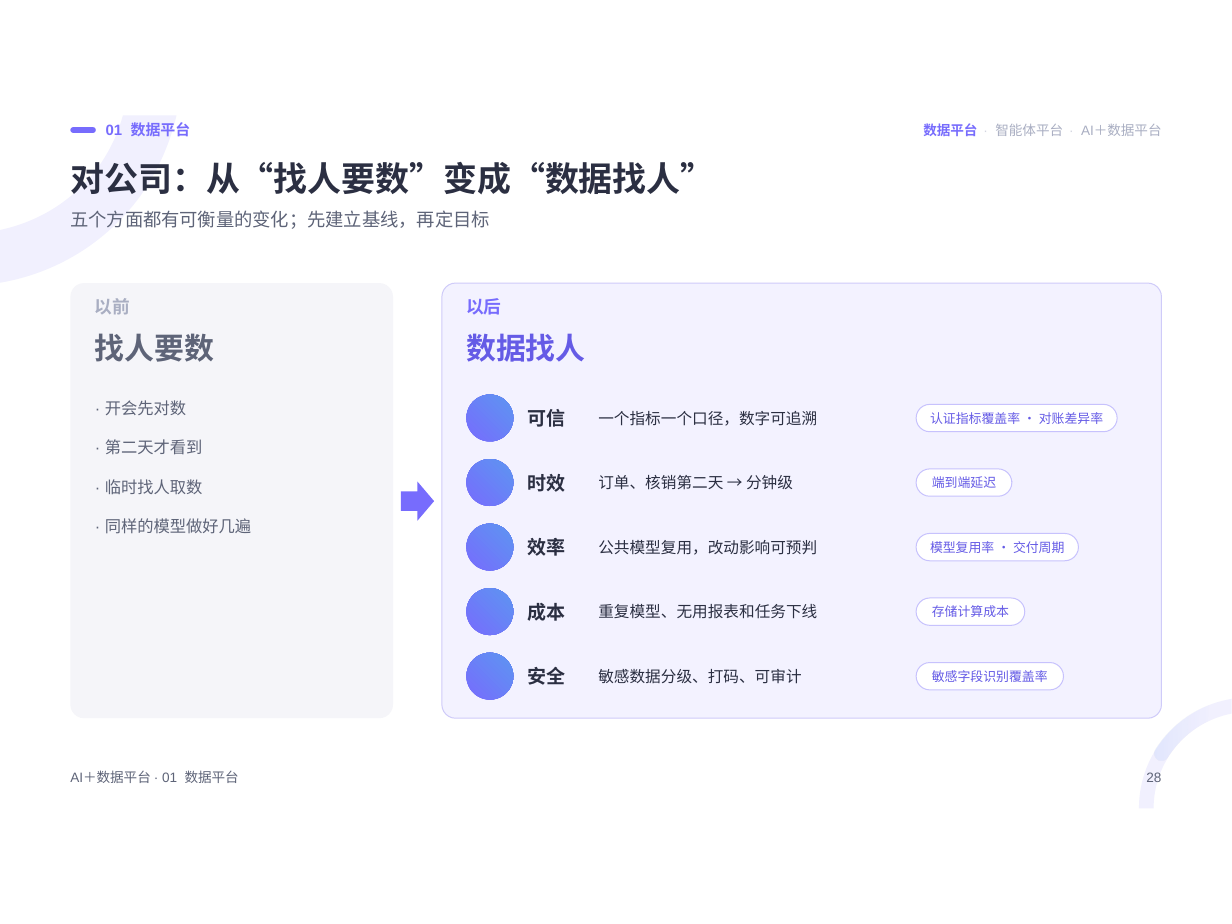
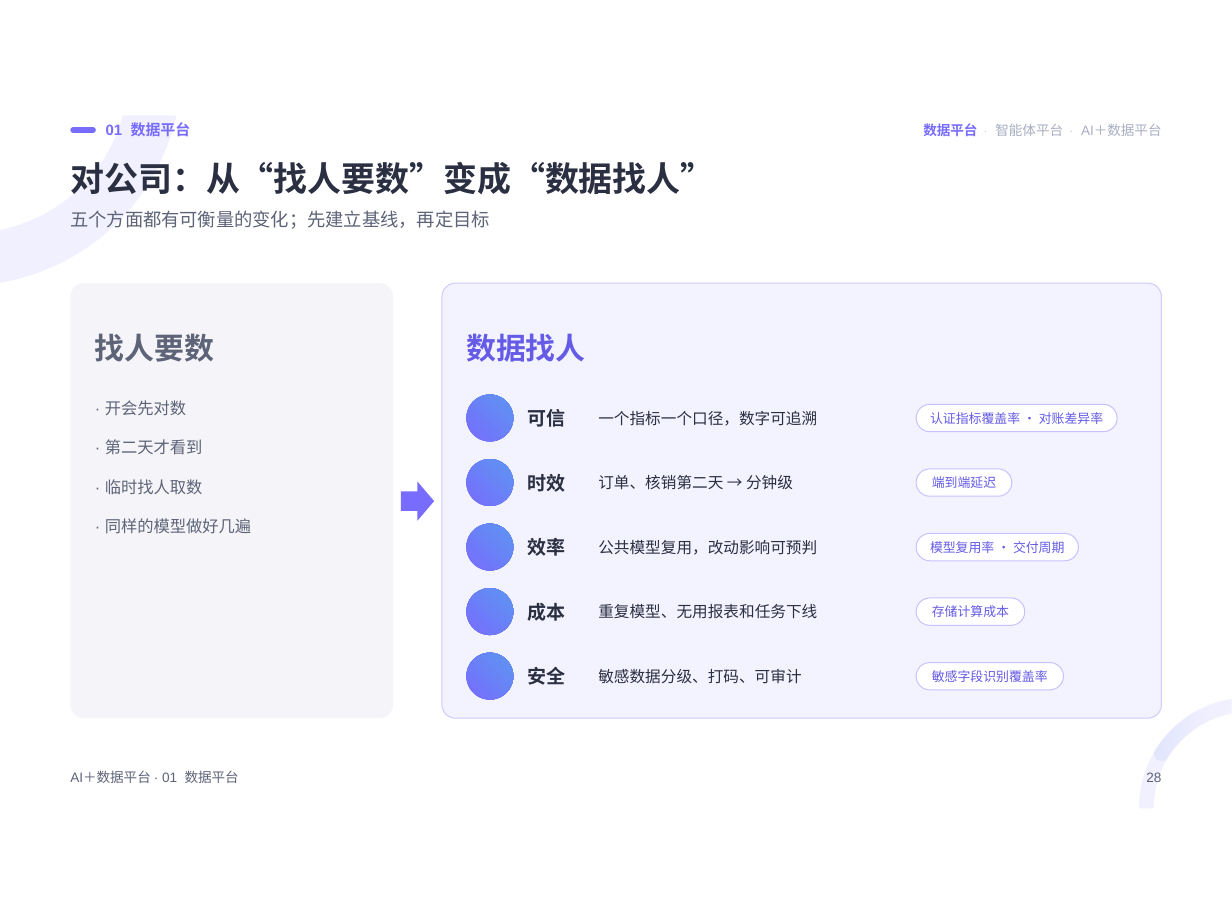
Before and after one commit to keanying/relevance, a slide deck: slide 28 of AI＋数据平台_老板汇报.pptx. Drawn at 1232x924 pixels with LibreOffice and Linux fonts; fonts in the diff are those of the drawing; background and template pictures are left out. Boxes give left, top, right and bottom in pixels: in the first picture for what was removed or moved away, otherwise in the second. Text is boxed around its words. In the diff, an @@ line names an element or a change of style, - is before the commit and + after.

```diff
--- a/AI＋数据平台_老板汇报.pptx
+++ b/AI＋数据平台_老板汇报.pptx
@@ text removed at box(95, 298, 130, 314) @@
-以前
@@ text removed at box(466, 298, 501, 315) @@
-以后
```
Also in this commit, not shown: 6 other slides changed.
